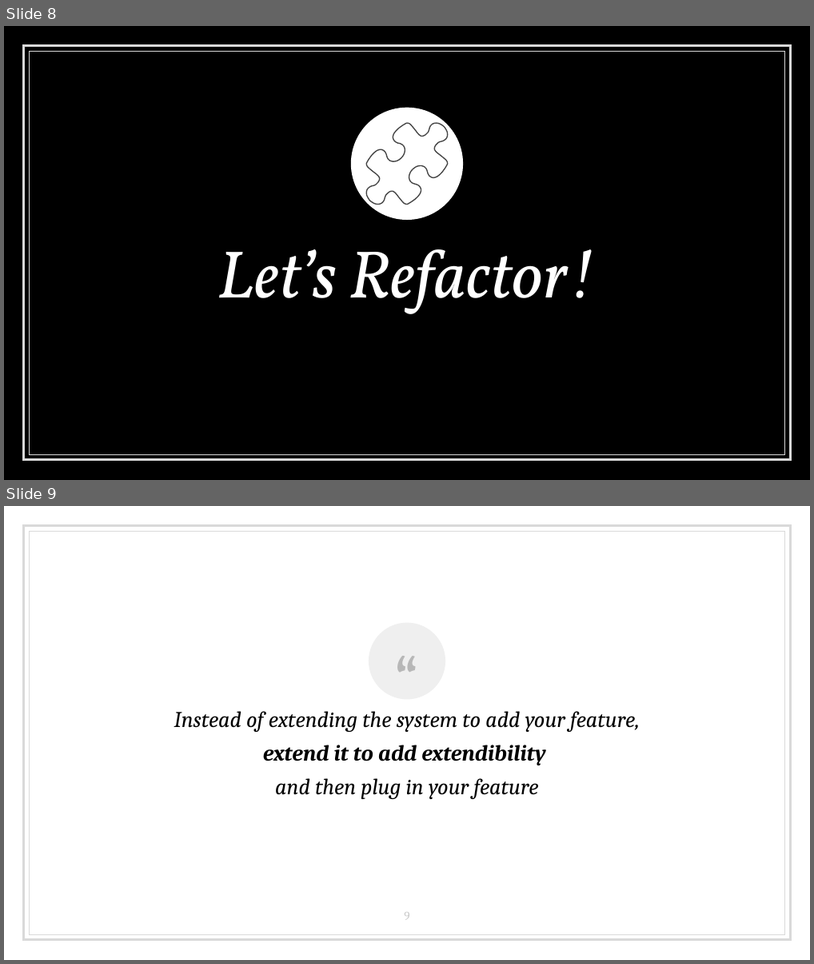
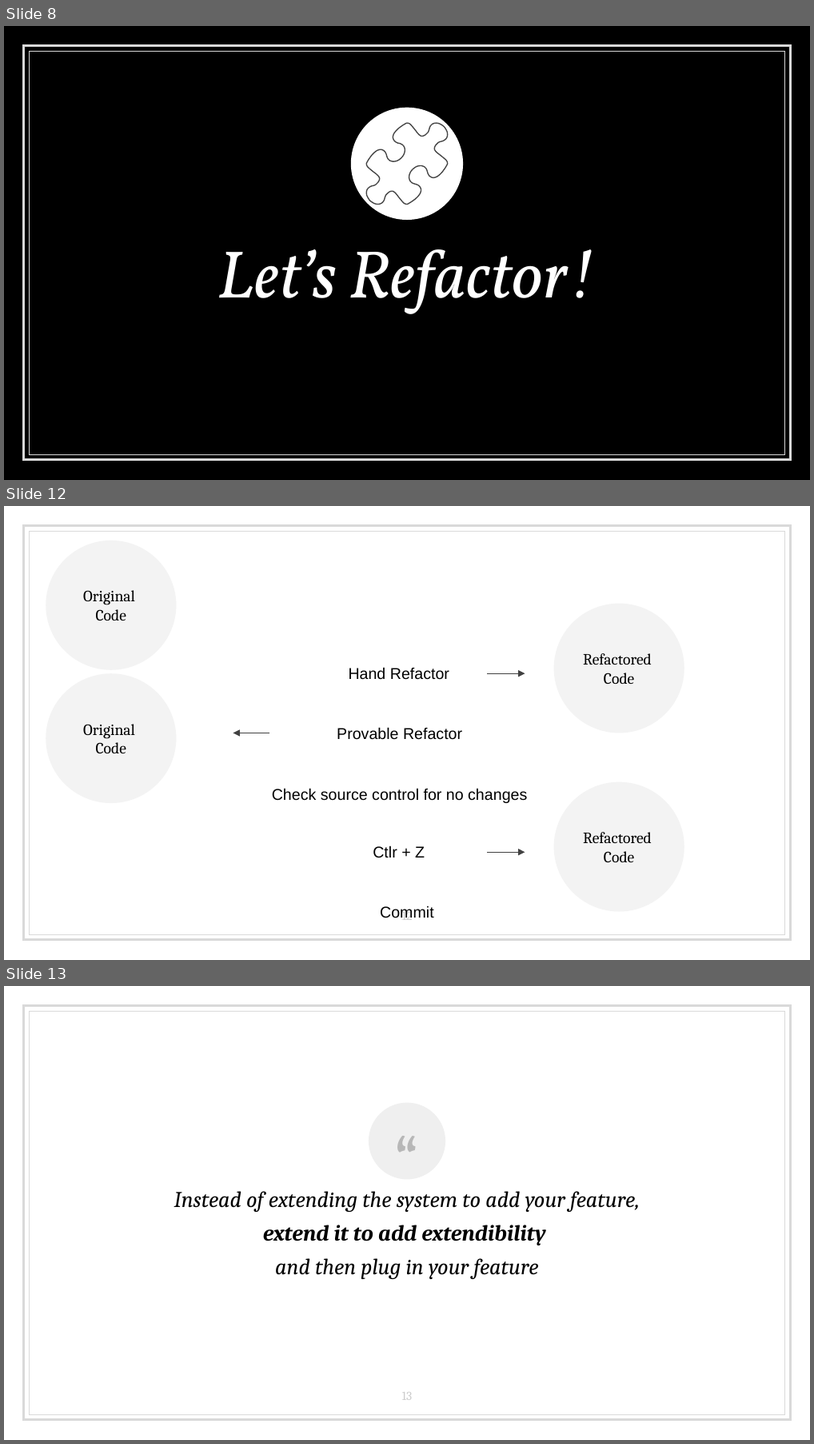
Before and after one commit to LearnWithLlew/RefactoringToCleanerCode.Slides, a slide deck: RefactoringToCleanerCode.pptx. Shown one above the other, each under a label of ours: slides 8 and 9 before the commit, slides 8, 12 and 13 after it; the slides between them are not shown. The pictures are 814x964 and 814x1444 pixels, drawn with LibreOffice and Linux fonts; fonts in the diff are those of the drawing. Boxes give left, top, right and bottom in pixels: in the first picture for what was removed or moved away, otherwise in the second. Text is boxed around its words. In the diff, an @@ line names an element or a change of style, - is before the commit and + after.

Commit message:
Provable Undo Theory & steps

```diff
--- a/RefactoringToCleanerCode.pptx
+++ b/RefactoringToCleanerCode.pptx
@@ slide 12 added at (x1=4, y1=506, x2=810, y2=960), background #FFFFFF; not listed: 2 template elements that a slide beside it also shows @@
@@ ellipse added at (x1=46, y1=540, x2=177, y2=671), fill #F3F3F3, 14 pt, text #000000 @@
+Original
+Code
@@ ellipse added at (x1=554, y1=604, x2=685, y2=733), fill #F3F3F3, 14 pt, text #000000 @@
+Refactored
+Code
@@ text added at (x1=349, y1=667, x2=450, y2=680), 14 pt, text #000000 @@
+Hand Refactor
@@ ellipse added at (x1=46, y1=674, x2=177, y2=804), fill #F3F3F3, 14 pt, text #000000 @@
+Original
+Code
@@ arrow added from (487, 674) to (525, 674), #424242 0.75 pt @@
@@ arrow added from (270, 732) to (233, 732), #424242 0.75 pt @@
@@ text added at (x1=337, y1=727, x2=462, y2=740), 14 pt, text #000000 @@
+Provable Refactor
@@ text added at (x1=272, y1=788, x2=527, y2=803), 14 pt, text #000000 @@
+Check source control for no changes
@@ ellipse added at (x1=554, y1=782, x2=685, y2=912), fill #F3F3F3, 14 pt, text #000000 @@
+Refactored
+Code
@@ text added at (x1=373, y1=845, x2=425, y2=858), 14 pt, text #000000 @@
+Ctlr + Z
@@ arrow added from (487, 852) to (525, 852), #424242 0.75 pt @@
@@ text added at (x1=380, y1=905, x2=434, y2=920), 14 pt, text #000000 @@
+Commit
@@ page number added at (x1=402, y1=908, x2=413, y2=917), 11 pt, text #CCCCCC @@
+12
@@ what was slide 9 is now slide 13 @@
@@ page number at (x1=402, y1=1392, x2=413, y2=1400): text changed @@
-9
+13
```
Also in this commit, not shown: 3 other slides added.
